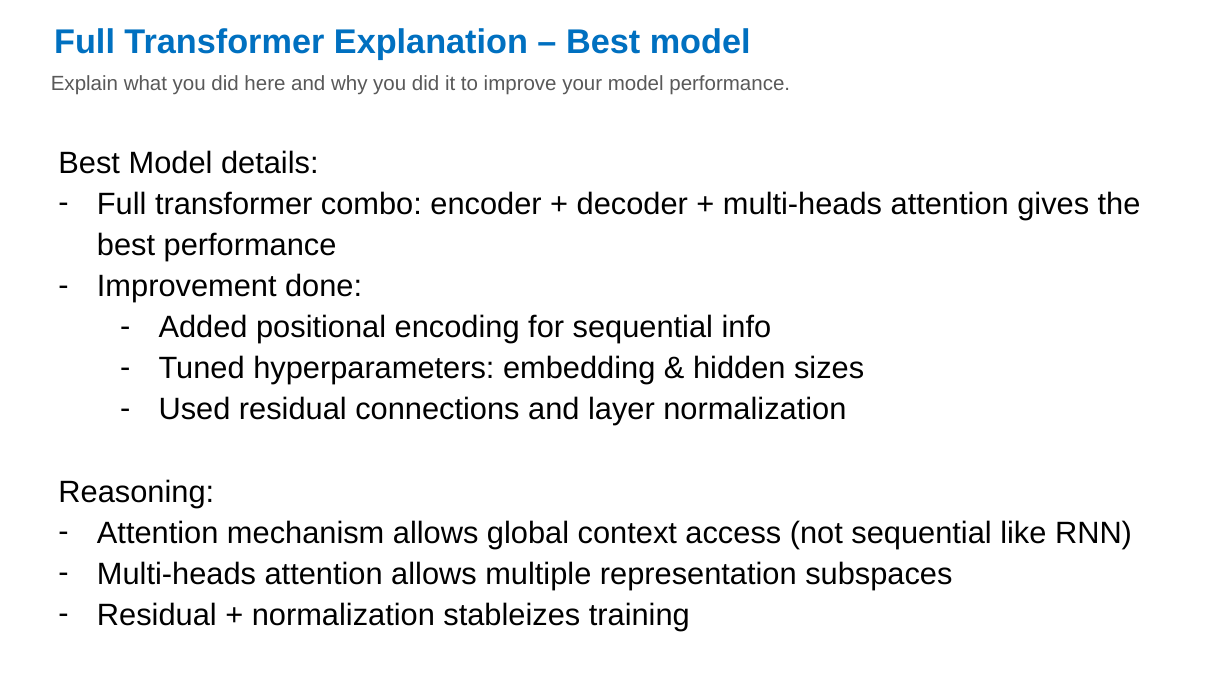
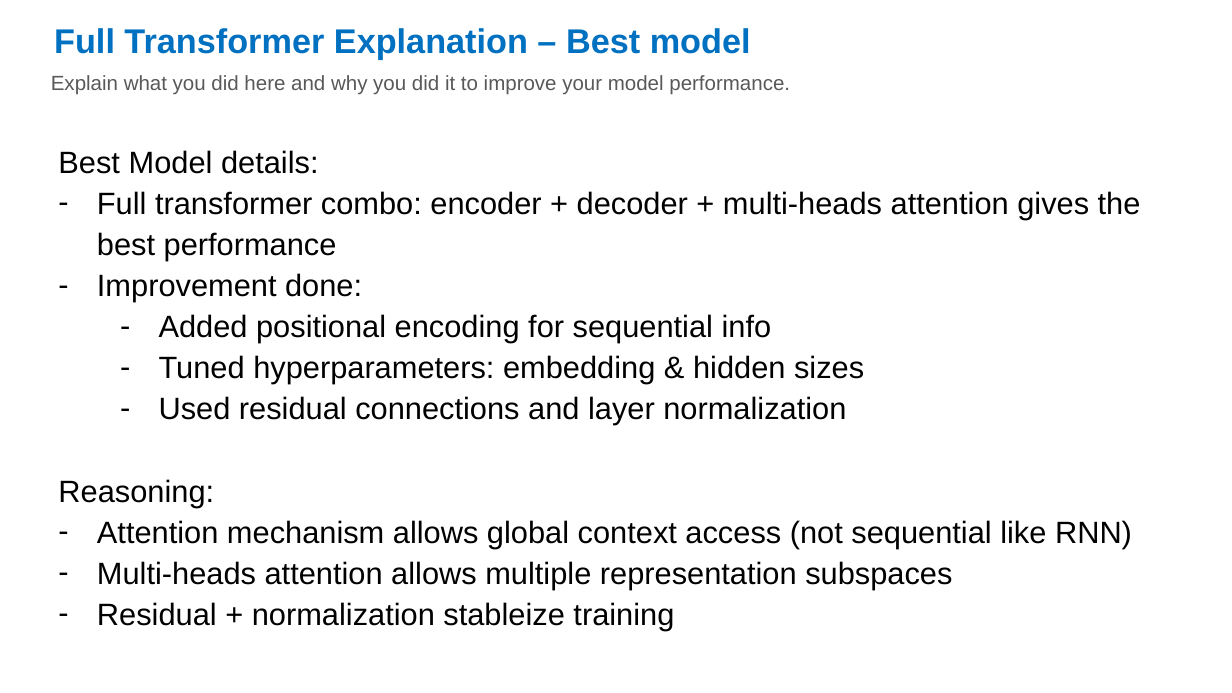
Before and after one commit to winniethebear424/DL, a slide deck: slide 10 of assignment3-nlp-template.pptx. Drawn at 1232x693 pixels with LibreOffice and Linux fonts; fonts in the diff are those of the drawing. Boxes give left, top, right and bottom in pixels: in the first picture for what was removed or moved away, otherwise in the second. Text is boxed around its words. In the diff, an @@ line names an element or a change of style, - is before the commit and + after.

```diff
--- a/assignment3-nlp-template.pptx
+++ b/assignment3-nlp-template.pptx
@@ text at <box>97,602,674,631</box>: text changed @@
-– Residual + normalization stableizes training
+– Residual + normalization stableize training
```
Also in this commit, not shown: 5 other slides changed.
